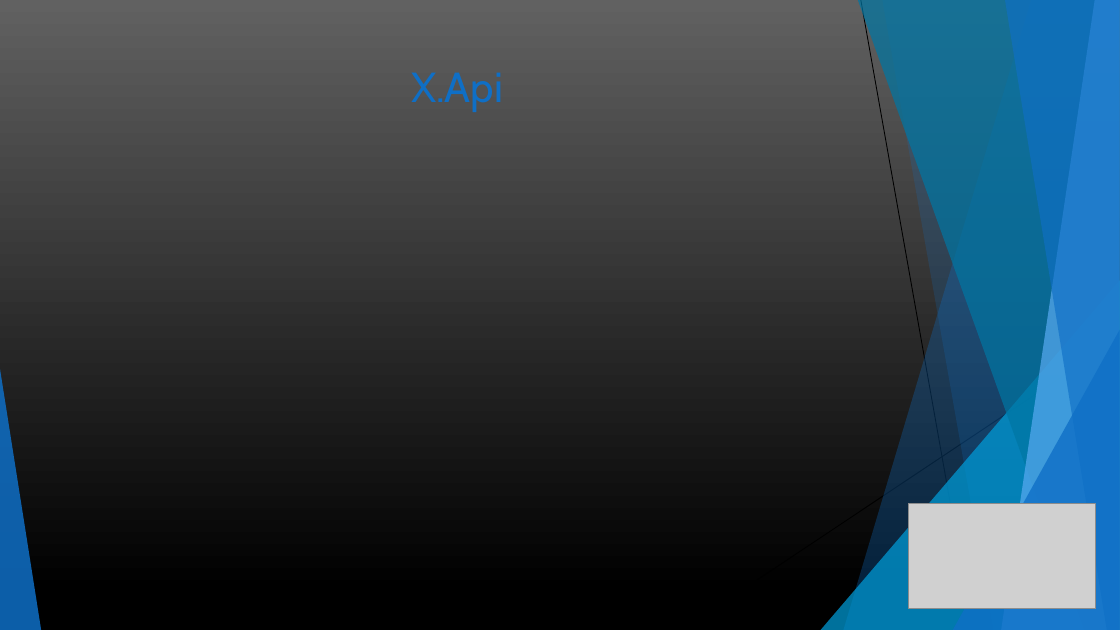
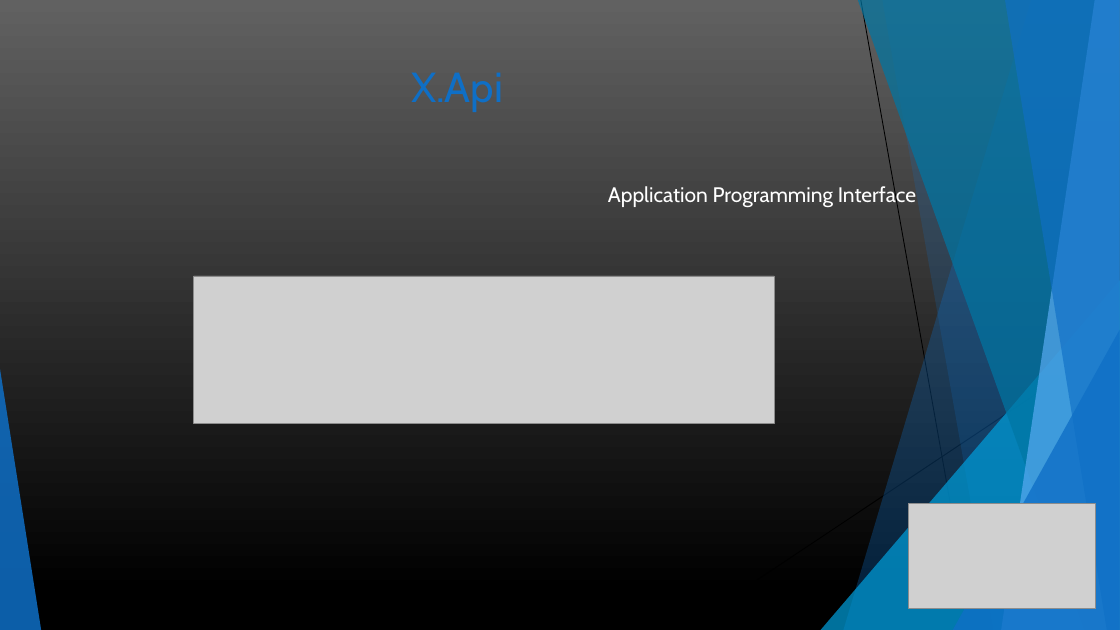
Before and after one commit to guillaumew74/WebProject, a slide deck: slide 12 of ressources/diapo projet.pptx. Drawn at 1120x630 pixels with LibreOffice and Linux fonts; fonts in the diff are those of the drawing; grey boxes stand for pictures. Boxes give left, top, right and bottom in pixels: in the first picture for what was removed or moved away, otherwise in the second. Text is boxed around its words. In the diff, an @@ line names an element or a change of style, - is before the commit and + after.

```diff
--- a/ressources/diapo projet.pptx
+++ b/ressources/diapo projet.pptx
@@ text added at (608,184,916,208), 18 pt, text #FFFFFF @@
+Application Programming Interface
@@ picture added at (194,276,775,423) @@
```
Also in this commit, not shown: 2 other slides changed, 1 other file.
